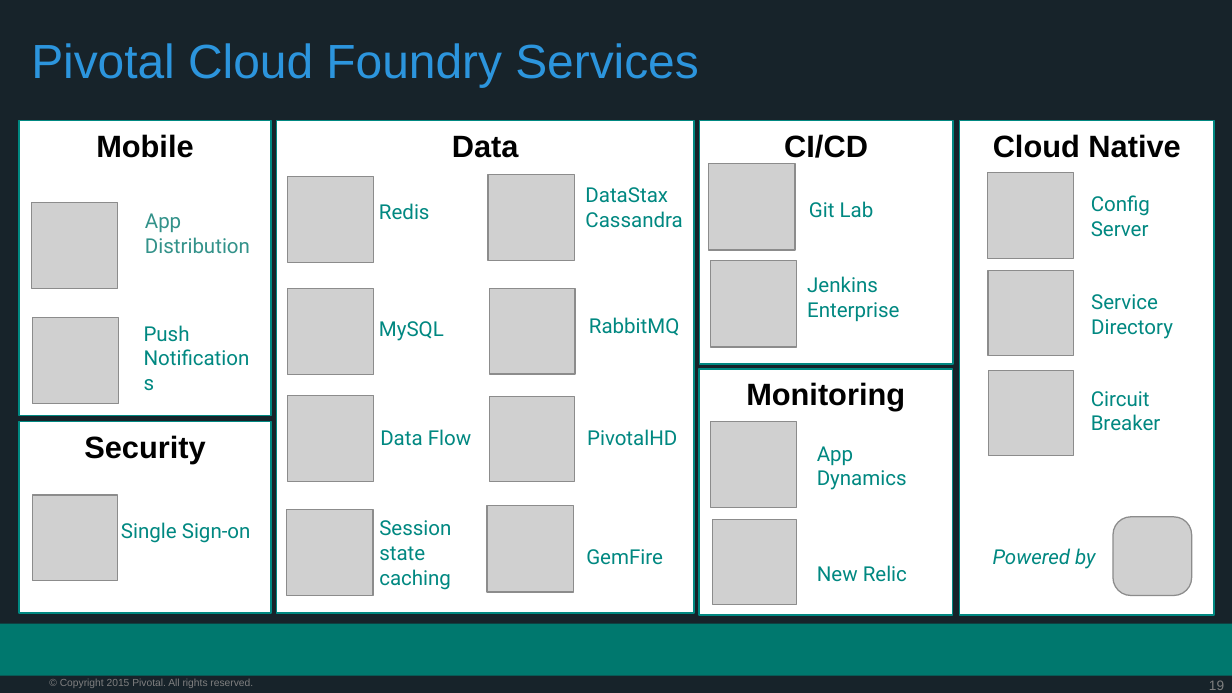
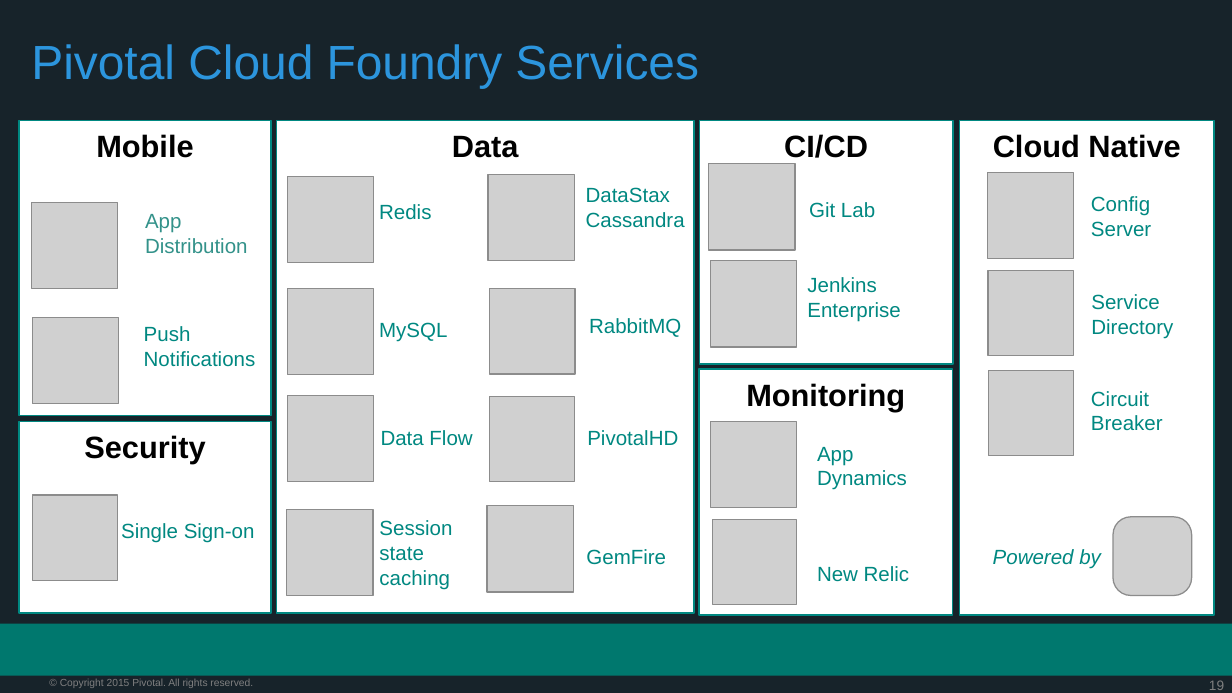
Before and after one commit to kishorepkr/PCF-Workshop-Fox, a slide deck: slide 19 of presentations/PCF-Architecture.pptx. Drawn at 1232x693 pixels with LibreOffice and Linux fonts; fonts in the diff are those of the drawing; grey boxes stand for pictures; background and template pictures are left out. Boxes give left, top, right and bottom in pixels: in the first picture for what was removed or moved away, otherwise in the second. Text is boxed around its words. In the diff, an @@ line names an element or a change of style, - is before the commit and + after.

```diff
--- a/presentations/PCF-Architecture.pptx
+++ b/presentations/PCF-Architecture.pptx
@@ font Roboto to Arial in 19 elements at [145, 214, 248, 253], [144, 326, 256, 367], [589, 318, 681, 337], [807, 277, 900, 322], [381, 430, 472, 446], [1091, 196, 1151, 237], [1091, 294, 1173, 339], [1091, 391, 1163, 431], [586, 187, 685, 228], [586, 549, 666, 565], [587, 430, 678, 446], [379, 204, 431, 220], [379, 322, 447, 342], [379, 520, 452, 590], [121, 523, 255, 543], [809, 202, 875, 218], [817, 566, 910, 582], [817, 447, 907, 490], [993, 549, 1101, 569] @@
```
Also in this commit, not shown: 18 other slides changed.
